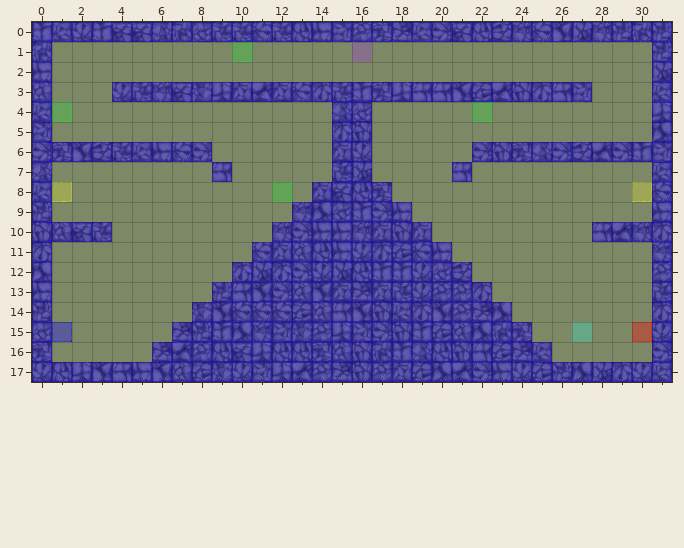
Tiled map: Spellington/src/res/map/mapDungeon8.tmx. The first picture shows the starting point.
Cells are 50x50 px. Shown: x 0..31, y 0..17.
And afterwards:
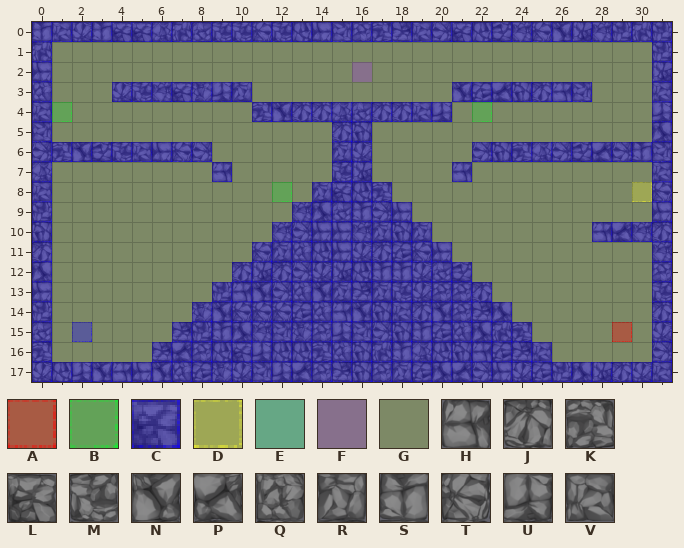
Key: from "collisionTile": A 0, B 1, C 3, D 4, E 6, F 10, G 11; from "dungeonTile.png": H 2, J 9, K 10, L 11, M 25, N 32, P 40, Q 42, R 44, S 48, T 57, U 60, V 61.
_ is an empty cell.
See-through tiles are keyed as they look on the map.
From old to new:
{"where": "layer \"terrain\""}
{"y":3,"x":11,"old":"PRTJMSKUHH","new":"__________"}
{"y":4,"x":11,"old":"____","new":"KNJJ"}
{"y":4,"x":17,"old":"____","new":"JJVU"}
{"y":10,"x":1,"old":"QLM","new":"___"}
{"where": "layer \"collision\""}
{"y":3,"x":11,"old":"CCCCCCCCCC","new":"GGGGGGGGGG"}
{"y":4,"x":11,"old":"GGGG","new":"CCCC"}
{"y":4,"x":17,"old":"GGGG","new":"CCCC"}
{"y":10,"x":1,"old":"CCC","new":"GGG"}
{"where": "layer \"event\""}
{"y":1,"x":10,"old":"B","new":"_"}
{"y":1,"x":16,"old":"F","new":"_"}
{"y":2,"x":16,"old":"_","new":"F"}
{"y":8,"x":1,"old":"D","new":"_"}
{"y":15,"x":1,"old":"C_","new":"_C"}
{"y":15,"x":27,"old":"E","new":"_"}
{"y":15,"x":29,"old":"_A","new":"A_"}
